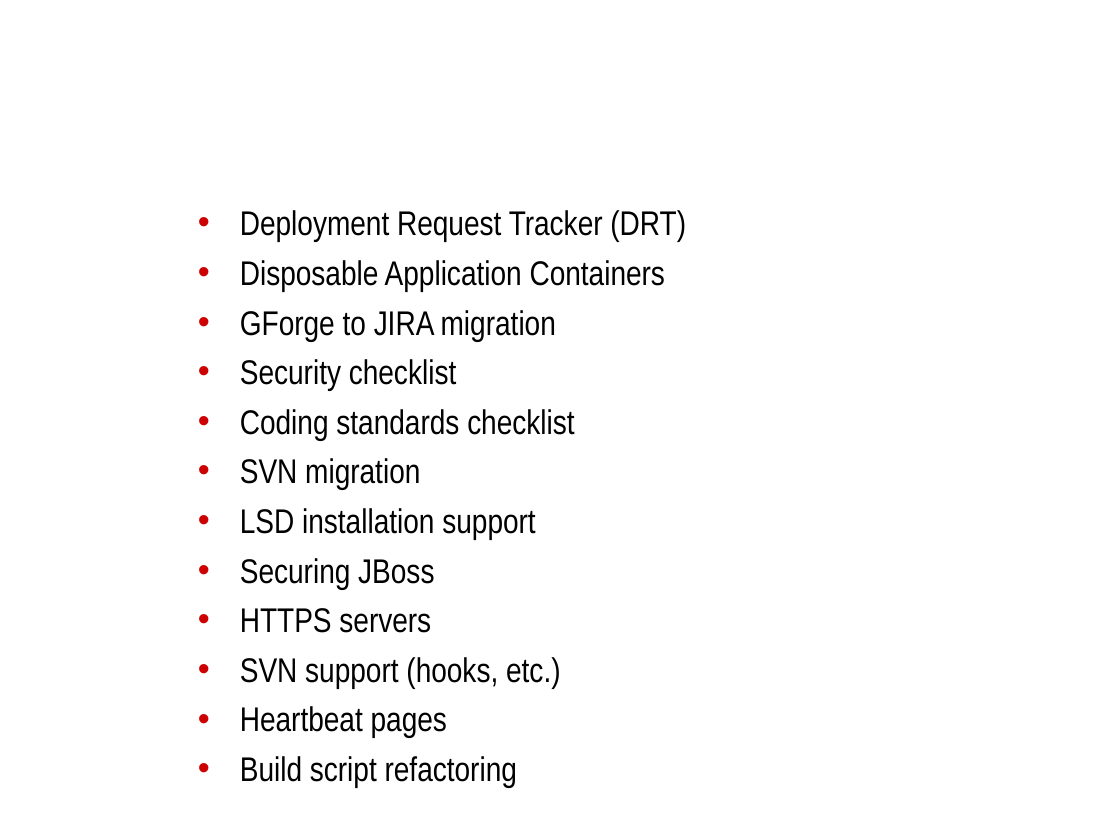
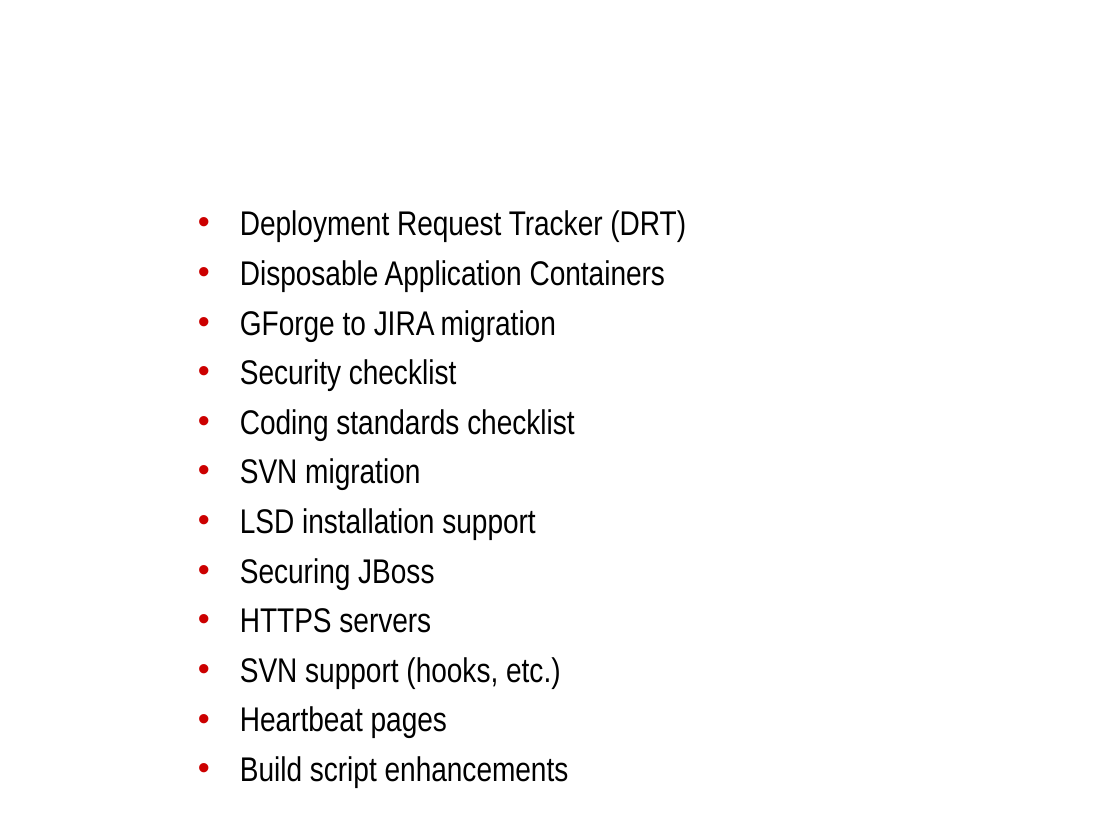
Before and after one commit to NCIP/automation, a slide deck: slide 9 of docs/roadmap/bda-roadmap.ppt. Drawn at 1120x840 pixels with LibreOffice and Linux fonts; fonts in the diff are those of the drawing; background and template pictures are left out. Boxes give left, top, right and bottom in pixels: in the first picture for what was removed or moved away, otherwise in the second. Text is boxed around its words. In the diff, an @@ line names an element or a change of style, - is before the commit and + after.

```diff
--- a/docs/roadmap/bda-roadmap.ppt
+++ b/docs/roadmap/bda-roadmap.ppt
@@ text at <box>240,756,569,788</box>: text changed @@
-• Build script refactoring
+• Build script enhancements
```
Also in this commit, not shown: 1 other slide changed.
